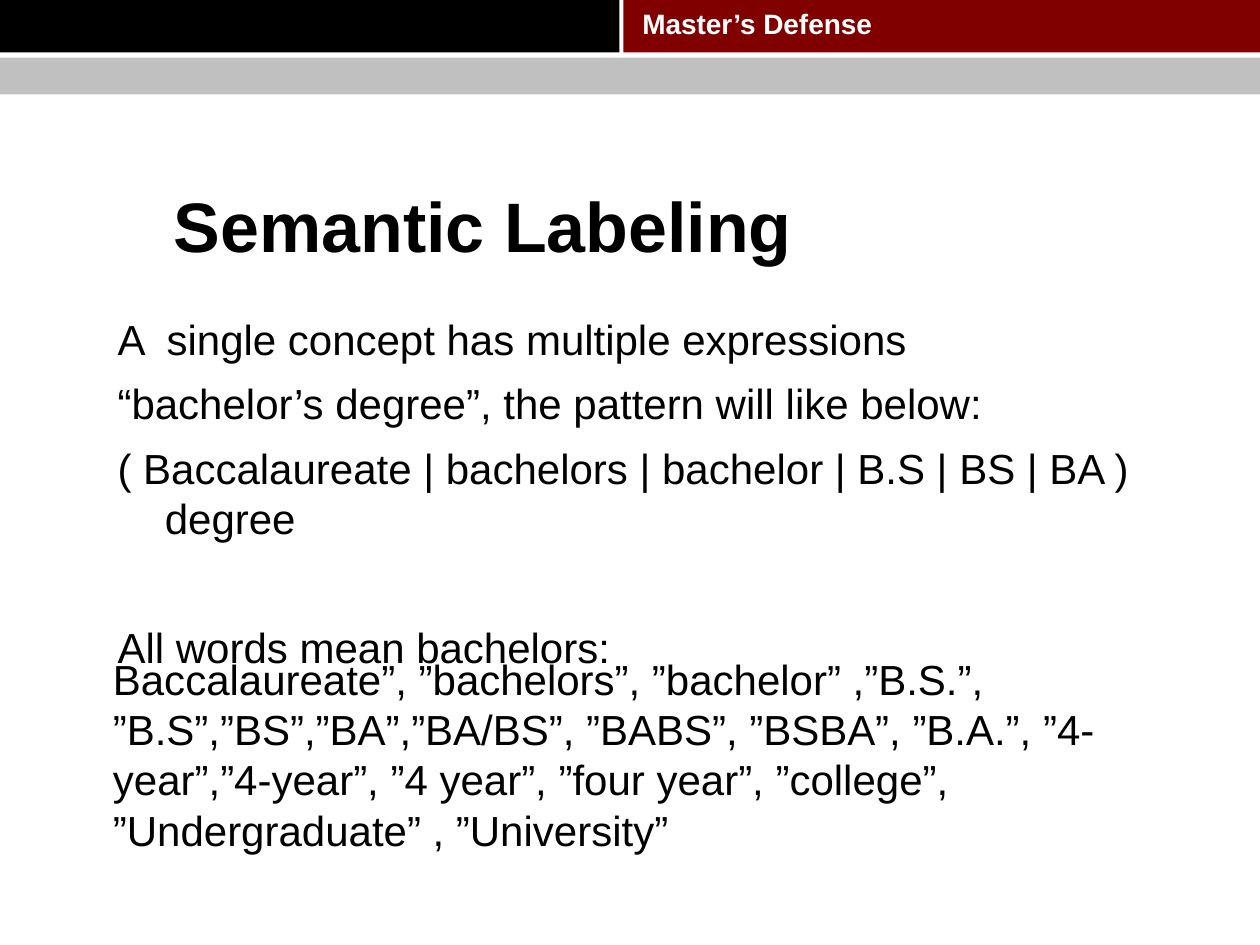
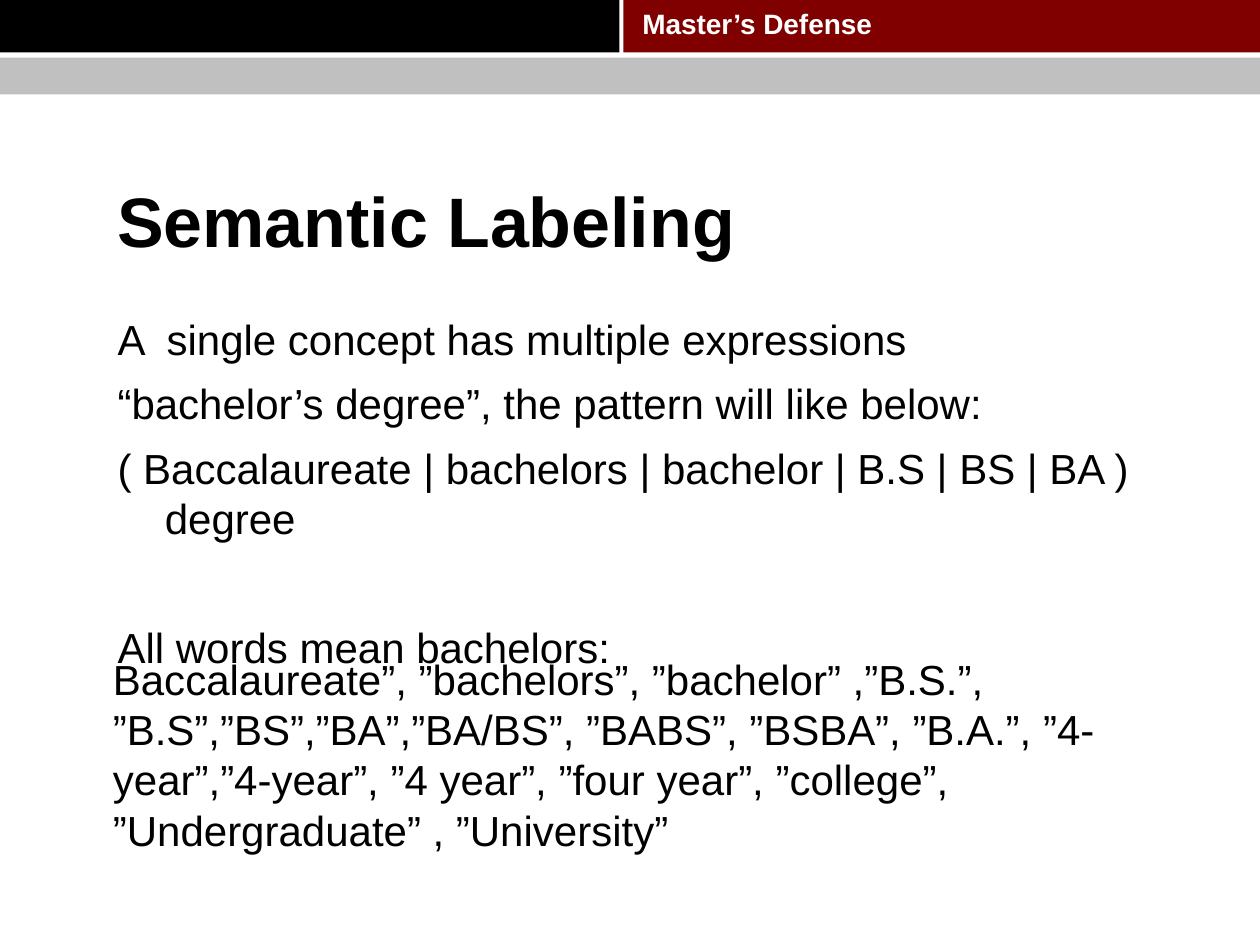
Before and after one commit to pkushiqiang/thesis, a slide deck: slide 27 of media/Master's thesis.pptx (slide 28 before the commit). Drawn at 1260x945 pixels with LibreOffice and Linux fonts; fonts in the diff are those of the drawing; background and template pictures are left out. Boxes give left, top, right and bottom in pixels: in the first picture for what was removed or moved away, otherwise in the second. Text is boxed around its words. In the diff, an @@ line names an element or a change of style, - is before the commit and + after.

```diff
--- a/media/Master's thesis.pptx
+++ b/media/Master's thesis.pptx
@@ title "Semantic Labeling": place and size @@
-title "Semantic Labeling" at bbox=[174, 201, 791, 265]
+title "Semantic Labeling" at bbox=[117, 196, 734, 260]
```
Also in this commit, not shown: 11 other slides changed, 4 slides added, 3 slides removed.
